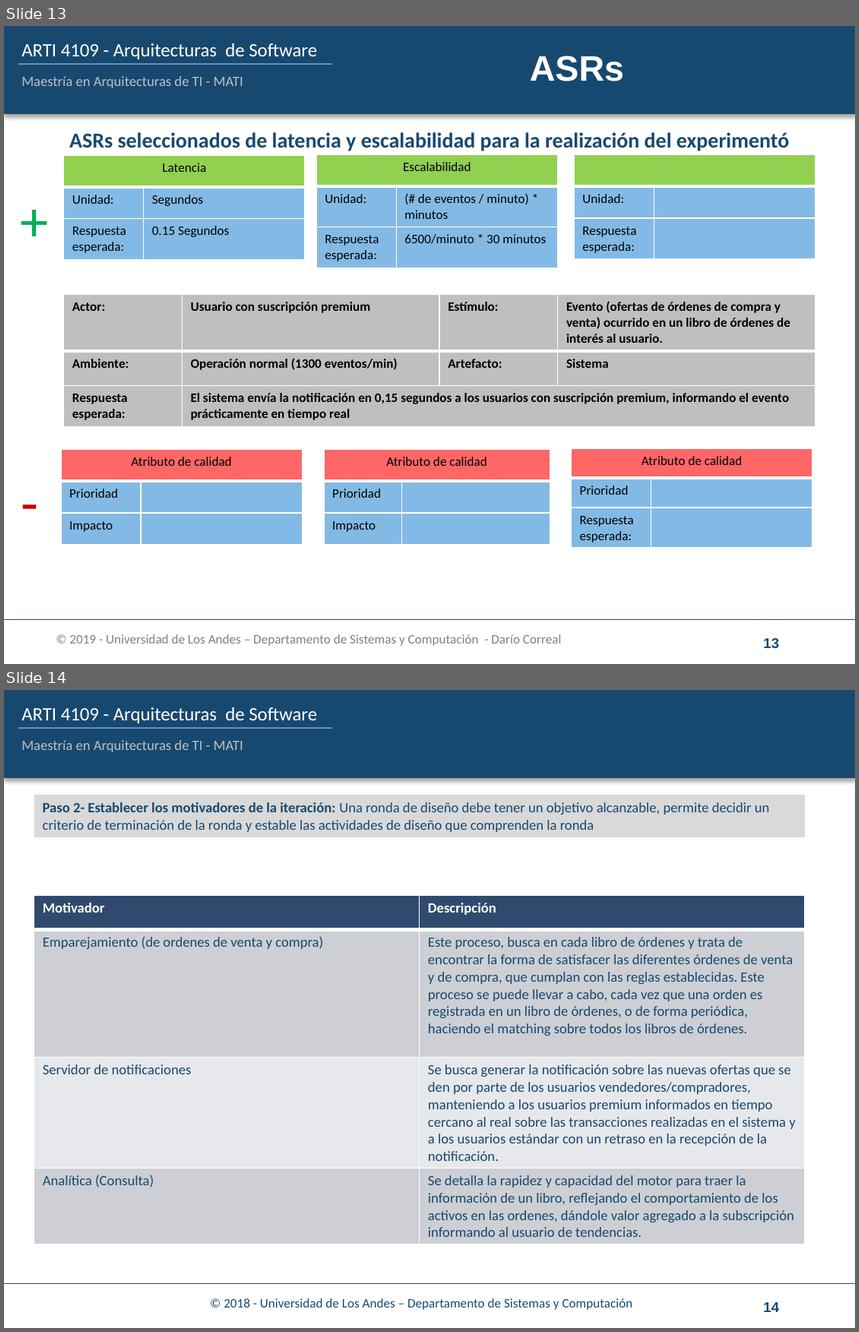
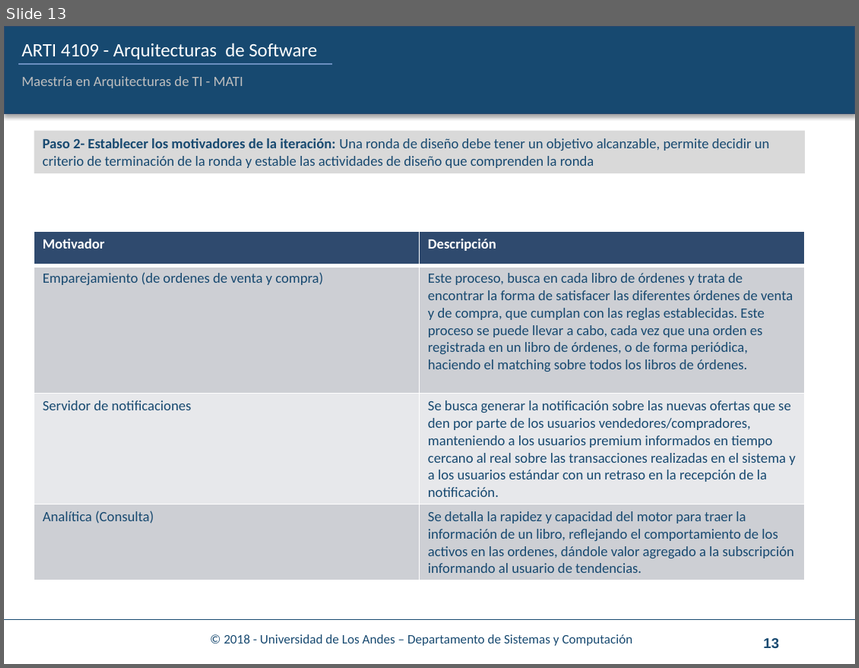
Before and after one commit to juanforo31/Reto1_ASRs_Grupo5, a slide deck: Cuaderno_trabajo/ARTI-4109-4-CuadernoTrabajo-Reto1_desarrollo.pptx. Shown one above the other, each under a label of ours: slides 13 and 14 before the commit, slide 13 after it. The pictures are 859x1332 and 859x668 pixels, drawn with LibreOffice and Linux fonts; fonts in the diff are those of the drawing; background and template pictures are left out. Boxes give left, top, right and bottom in pixels: in the first picture for what was removed or moved away, otherwise in the second. Text is boxed around its words. In the diff, an @@ line names an element or a change of style, - is before the commit and + after.

```diff
--- a/Cuaderno_trabajo/ARTI-4109-4-CuadernoTrabajo-Reto1_desarrollo.pptx
+++ b/Cuaderno_trabajo/ARTI-4109-4-CuadernoTrabajo-Reto1_desarrollo.pptx
@@ slide 13 removed at (4,26,855,664), background #FFFFFF; not listed: 5 template elements that a slide beside it also shows @@
@@ title removed at (530,56,624,81) @@
-ASRs
@@ text removed at (69,132,789,151) @@
-ASRs seleccionados de latencia y escalabilidad para la realización del experimentó
@@ table removed at (63,155,305,259), 3 rows, 2 columns @@
-Latencia | 
-Unidad: | Segundos
-Respuesta esperada: | 0.15 Segundos
@@ table removed at (316,154,558,266), 3 rows, 2 columns @@
-Escalabilidad | 
-Unidad: | (# de eventos / minuto) * minutos
-Respuesta esperada: | 6500/minuto * 30 minutos
@@ table removed at (574,154,816,258), 3 rows, 2 columns @@
- | 
-Unidad: | 
-Respuesta esperada: | 
@@ text removed at (12,181,58,259) @@
-+
@@ table removed at (63,295,816,424), 3 rows, 4 columns @@
-Actor: | Usuario con suscripción premium | Estímulo: | Evento (ofertas de órdenes de compra y venta) ocurrido en un libro de órdenes de interés al usuario.
-Ambiente: | Operación normal (1300 eventos/min) | Artefacto: | Sistema
-Respuesta esperada: | El sistema envía la notificación en 0,15 segundos a los usuarios con suscripción premium, informando el evento prácticamente en tiempo real |  | 
@@ table removed at (61,450,303,545), 3 rows, 2 columns @@
-Atributo de calidad | 
-Prioridad | 
-Impacto | 
@@ table removed at (324,450,550,545), 3 rows, 2 columns @@
-Atributo de calidad | 
-Prioridad | 
-Impacto | 
@@ table removed at (571,449,813,548), 3 rows, 2 columns @@
-Atributo de calidad | 
-Prioridad | 
-Respuesta esperada: | 
@@ text removed at (12,461,47,539) @@
--
@@ text removed at (69,635,562,646) @@
-© 2019 - Universidad de Los Andes – Departamento de Sistemas y Computación - Darío Correal
@@ page number removed at (763,639,779,649) @@
-13
@@ what was slide 14 is now slide 13 @@
@@ page number at (763,639,779,649): text changed @@
-14
+13
```
Also in this commit, not shown: 12 slides changed, 3 slides added, 1 other slide removed, 2 other files.
